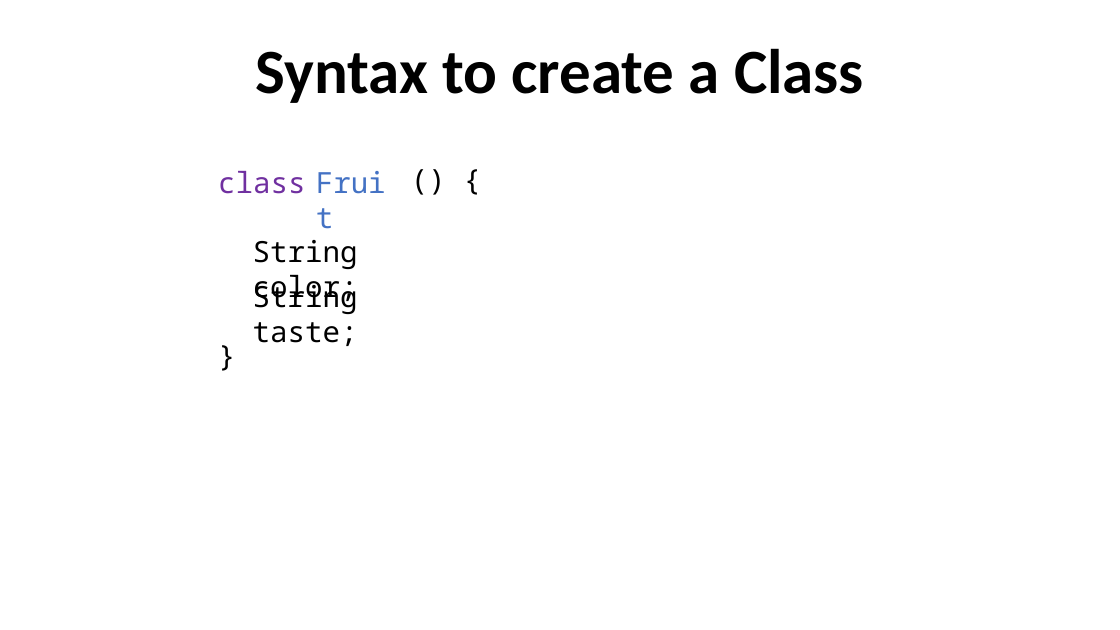
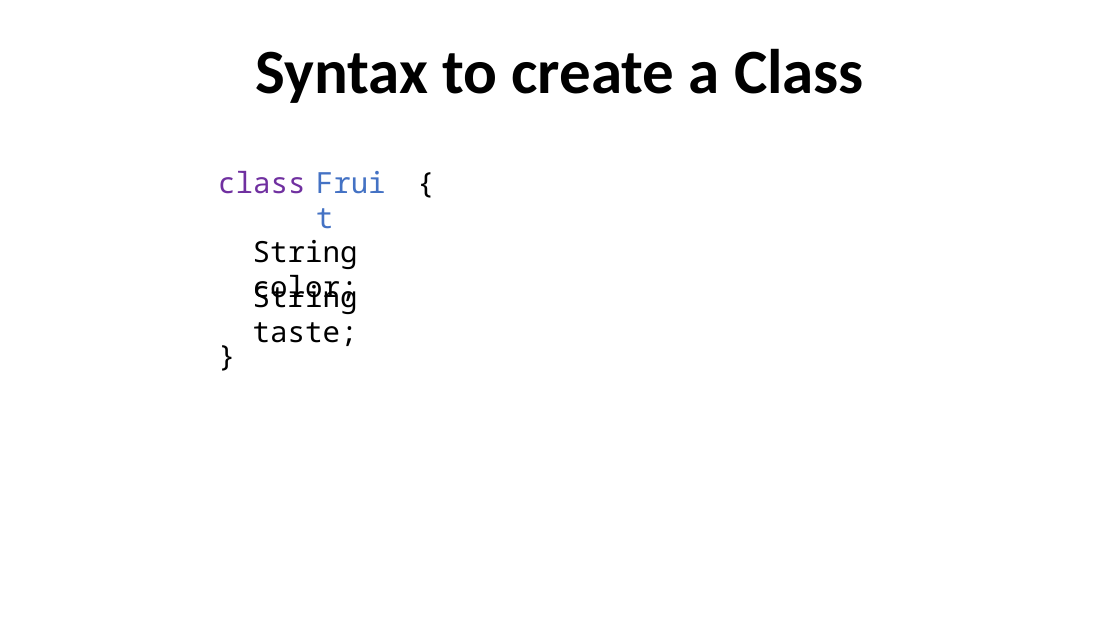
Before and after one commit to robitussin/CCPRGG2L, a slide deck: slide 5 of week_6/Classes and Objects.pptx. Drawn at 1120x630 pixels with LibreOffice and Linux fonts; fonts in the diff are those of the drawing; background and template pictures are left out. Boxes give left, top, right and bottom in pixels: in the first picture for what was removed or moved away, otherwise in the second. Text is boxed around its words. In the diff, an @@ line names an element or a change of style, - is before the commit and + after.

Commit message:
Removed syntax errors

```diff
--- a/week_6/Classes and Objects.pptx
+++ b/week_6/Classes and Objects.pptx
@@ text removed at box(402, 157, 455, 201) @@
-()
@@ text "{": place and size @@
-text "{" at box(455, 157, 490, 201)
+text "{" at box(409, 160, 444, 204)
```
Also in this commit, not shown: 2 other slides changed, 1 other file.
